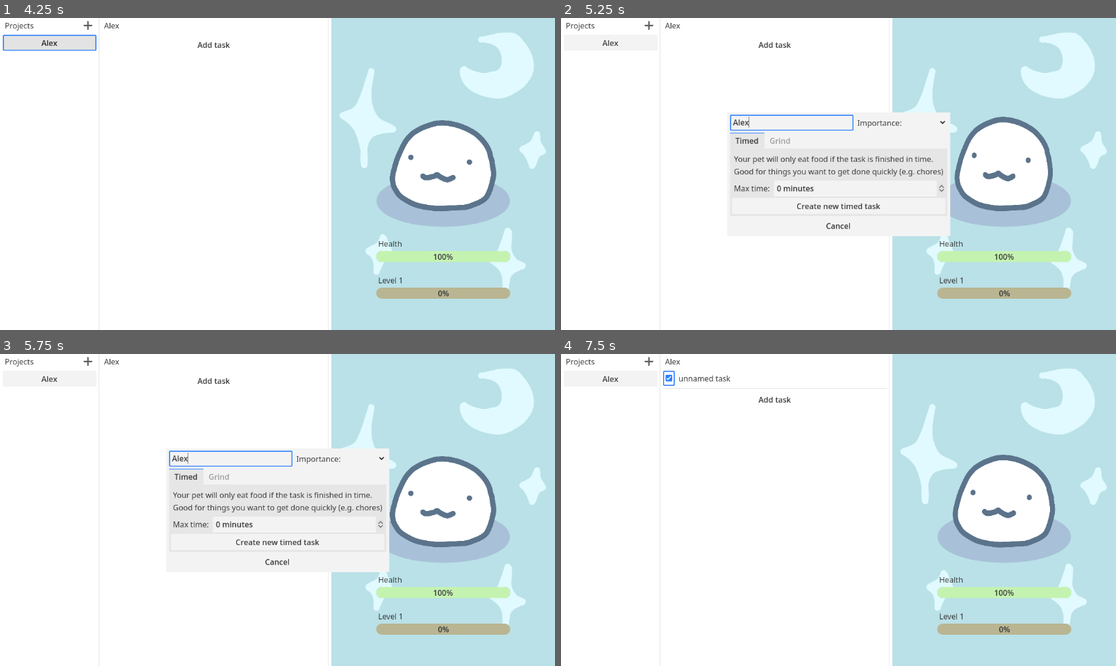
Above: before the commit, frames 1-4 (two rows, left to right).
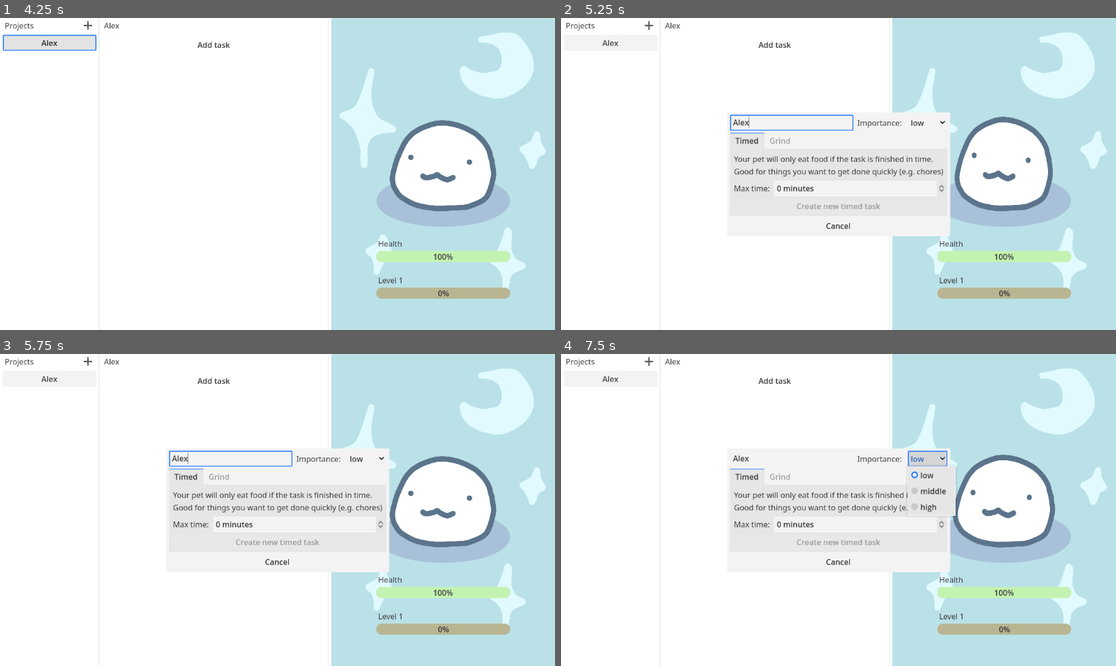
Above: after the commit, the same moments.

Repository: piksalchaos/taskapet
Game: Godot game, scene res://scenes/main.tscn
Two runs of this game, one before a commit and one after it. Both use one fixed random seed, a clock stepped at 60 frames per second and the inputs below.
Inputs (mouse positions are in pixels of both pictures, inside the frame that each line leads up to):
- Up to frame 1 (4.25 s): click (88, 24) at 0.5 s; click (277, 155) at 1.27 s; type "Alex" at 1.35 s; click (88, 24) at 2 s; click "Create new project" at 2.75 s; click "Alex" at 3.5 s
- Up to frame 2 (5.25 s): click "Add task" at 4.25 s; click (794, 120) at 5.02 s; type "Alex" at 5.1 s
- Up to frame 3 (5.75 s): no input
- Up to frame 4 (7.5 s): click (838, 541) at 5.75 s, where only the run before the commit has a clickable "Create new timed task"; click (666, 378) at 6.52 s; click (927, 456) at 7.25 s, where only the run after the commit has a clickable "low"

Frame 1 is identical in both runs. In frame 2, 0.1% of the frame differs, in the area x 42-66%, y 32-62%; in frame 3, 0.1%; in frame 4, 8.9%, in the area x 18-72%, y 5-70%.

Commit message:
fixed error on task creator

Diff:
--- a/scenes/gui/main_screen.tscn
+++ b/scenes/gui/main_screen.tscn
@@ -273,6 +273,7 @@
 
 [node name="ImportanceSelector" type="OptionButton" parent="TaskCreator/PanelContainer/VBoxContainer/HBoxContainer"]
 layout_mode = 2
+selected = 0
 item_count = 3
 popup/item_0/text = "low"
 popup/item_0/id = 0
@@ -352,6 +353,8 @@
 [connection signal="new_grind_task_info" from="TaskCreator" to="." method="_on_task_creator_new_grind_task_info"]
 [connection signal="new_timed_task_info" from="TaskCreator" to="." method="_on_task_creator_new_timed_task_info"]
 [connection signal="text_changed" from="TaskCreator/PanelContainer/VBoxContainer/HBoxContainer/TaskNameEdit" to="TaskCreator" method="_on_task_name_edit_text_changed"]
+[connection signal="value_changed" from="TaskCreator/PanelContainer/VBoxContainer/TabContainer/Timed/HBoxContainer/TimedTaskMinuteBox" to="TaskCreator" method="_on_timed_task_minute_box_value_changed"]
 [connection signal="pressed" from="TaskCreator/PanelContainer/VBoxContainer/TabContainer/Timed/CreateTimedTaskButton" to="TaskCreator" method="_on_create_timed_task_button_pressed"]
+[connection signal="value_changed" from="TaskCreator/PanelContainer/VBoxContainer/TabContainer/Grind/HBoxContainer/GrindTaskMinuteBox" to="TaskCreator" method="_on_grind_task_minute_box_value_changed"]
 [connection signal="pressed" from="TaskCreator/PanelContainer/VBoxContainer/TabContainer/Grind/CreateGrindTaskButton" to="TaskCreator" method="_on_create_grind_task_button_pressed"]
 [connection signal="pressed" from="TaskCreator/PanelContainer/VBoxContainer/CancelButton" to="TaskCreator" method="_on_cancel_button_pressed"]
--- a/scenes/gui/task_creator.gd
+++ b/scenes/gui/task_creator.gd
@@ -14,12 +14,17 @@
 signal new_grind_task_info(title: String, importance: Global.IMPORTANCE, minutes:int)
 
 func check_if_task_is_ready():
-	var is_ready = task_name_edit.text.is_empty() \
-		and (timed_task_minute_box.value != 0.0 or grind_task_minute_box.value != 0.0)
-	create_timed_task_button.disabled = is_ready
-	create_grind_task_button.disabled = is_ready
+	var is_text_name_empty = task_name_edit.text.is_empty()
+	create_timed_task_button.disabled = is_text_name_empty or timed_task_minute_box.value <= 0.0
+	create_grind_task_button.disabled = is_text_name_empty or grind_task_minute_box.value <= 0.0
 
 func _on_task_name_edit_text_changed(new_text: String) -> void:
+	check_if_task_is_ready()
+
+func _on_timed_task_minute_box_value_changed(value: float) -> void:
+	check_if_task_is_ready()
+
+func _on_grind_task_minute_box_value_changed(value: float) -> void:
 	check_if_task_is_ready()
 
 func close() -> void:
